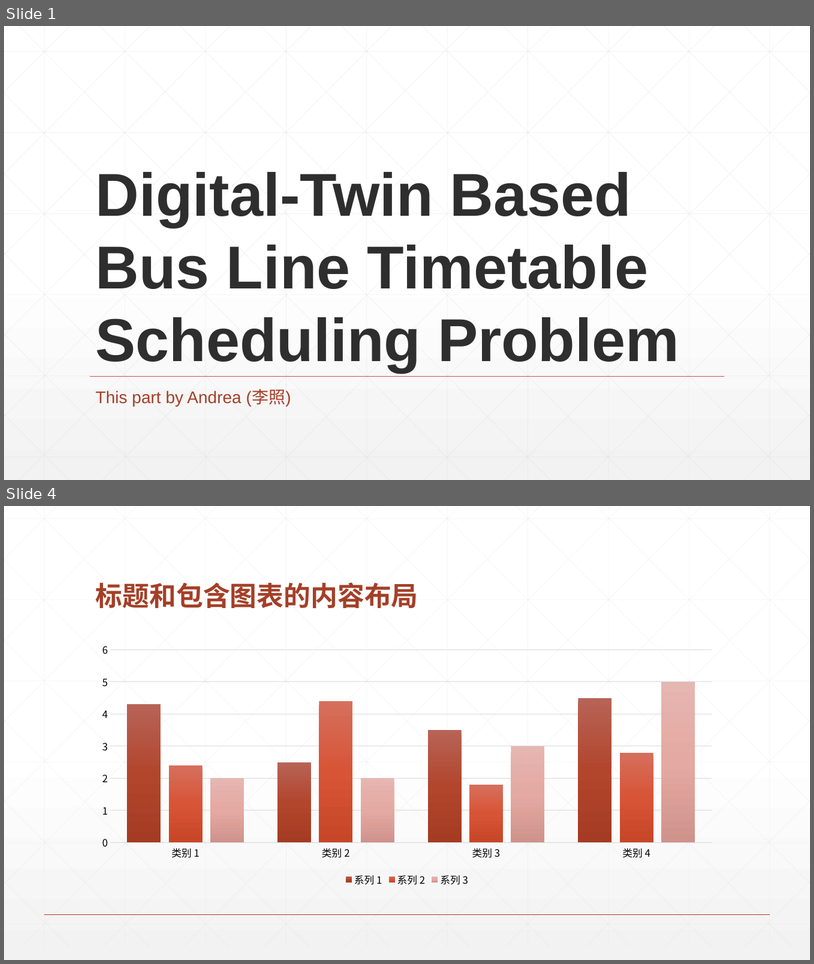
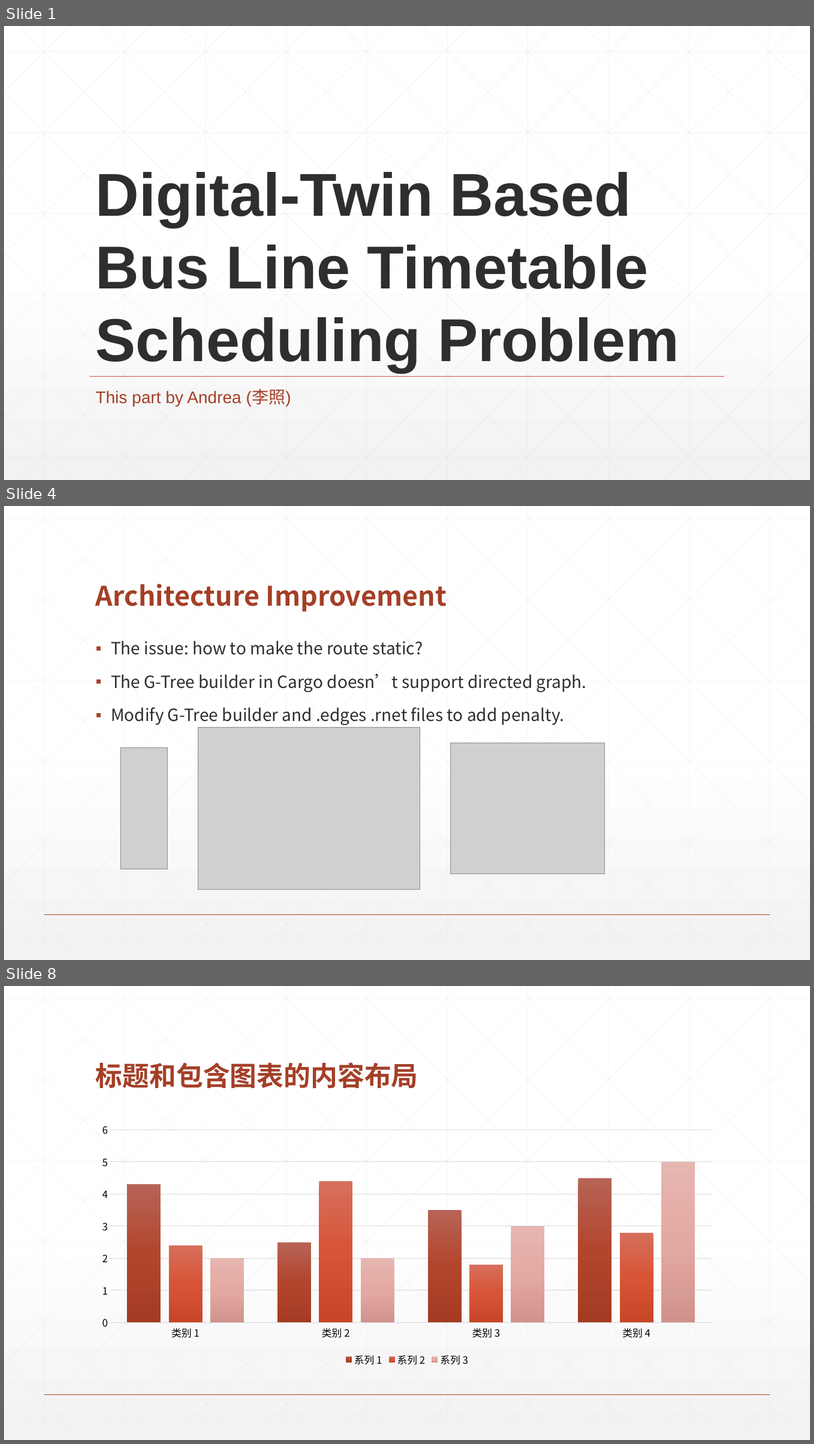
Before and after one commit to Lyther/Cargo-impl, a slide deck: Document/Innovation-project/pre-final.pptx. Shown one above the other, each under a label of ours: slides 1 and 4 before the commit, slides 1, 4 and 8 after it; the slides between them are not shown. The pictures are 814x964 and 814x1444 pixels, drawn with LibreOffice and Linux fonts; fonts in the diff are those of the drawing; grey boxes stand for pictures. Boxes give left, top, right and bottom in pixels: in the first picture for what was removed or moved away, otherwise in the second. Text is boxed around its words. In the diff, an @@ line names an element or a change of style, - is before the commit and + after.

```diff
--- a/Document/Innovation-project/pre-final.pptx
+++ b/Document/Innovation-project/pre-final.pptx
@@ slide 4 added at (x1=4, y1=506, x2=810, y2=960), background gradient #FFFFFF to #F2F2F2; not listed: 47 template elements that a slide beside it also shows @@
@@ title added at (x1=96, y1=583, x2=447, y2=612), 32 pt, text #A43F27, bold @@
+Architecture Improvement
@@ text added at (x1=111, y1=640, x2=587, y2=725), 20 pt, text #2D2E2D @@
+▪ The issue: how to make the route static?
+▪ The G-Tree builder in Cargo doesn’t support directed graph.
+▪ Modify G-Tree builder and .edges .rnet files to add penalty.
@@ picture added at (x1=198, y1=727, x2=420, y2=889) @@
@@ picture added at (x1=121, y1=748, x2=168, y2=869) @@
@@ picture added at (x1=451, y1=743, x2=605, y2=874) @@
@@ what was slide 4 is now slide 8 @@
```
Also in this commit, not shown: 1 slide changed, 4 other slides added, 1 slide removed, 32 other files.
